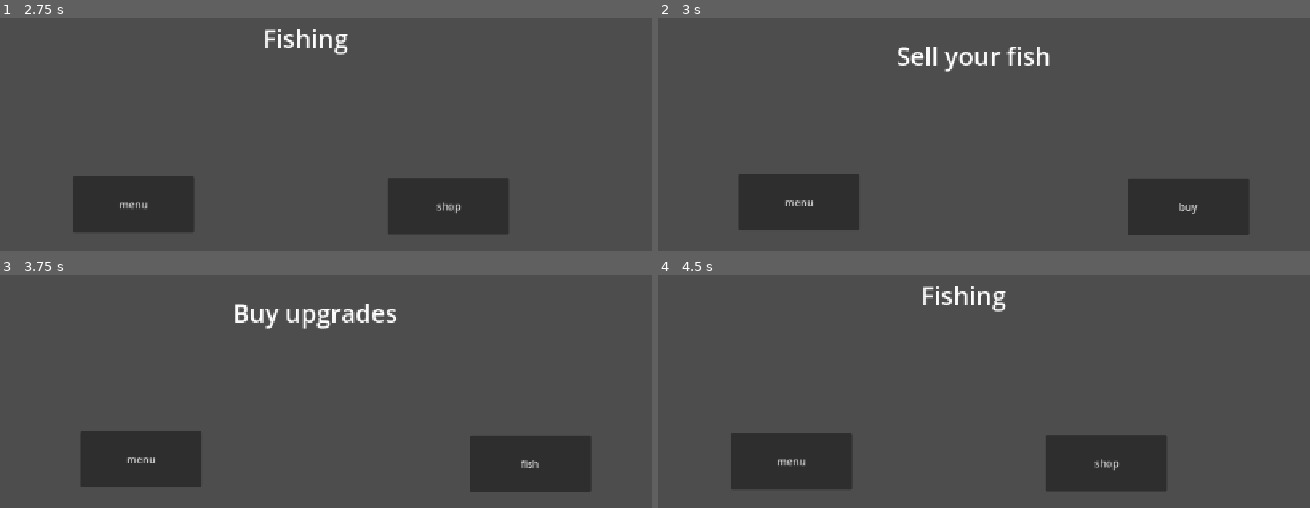
Above: before the commit, frames 1-4 (two rows, left to right).
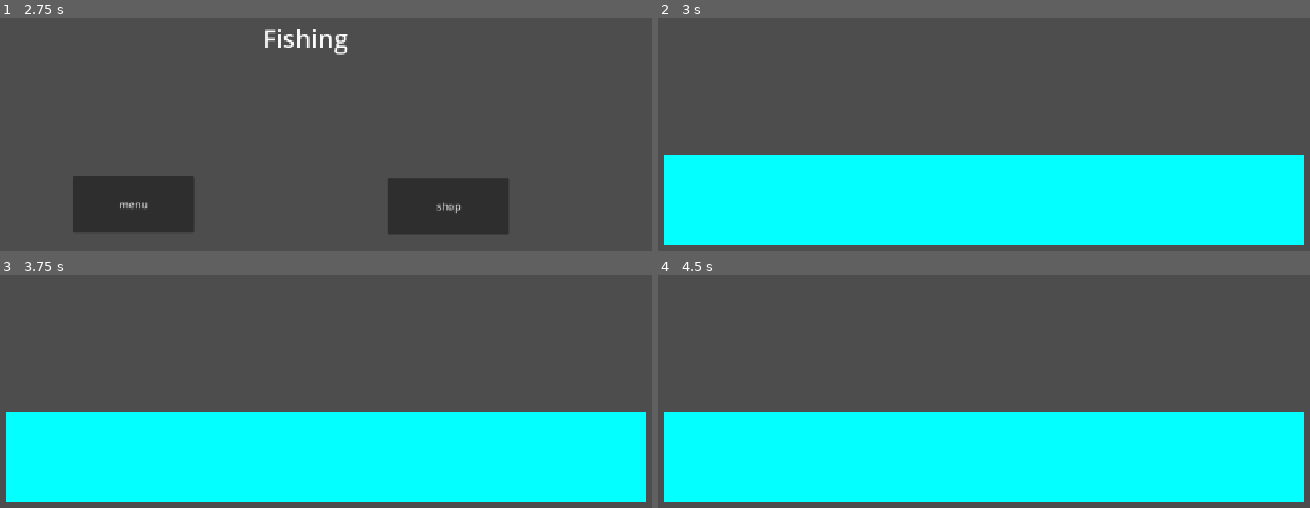
Above: after the commit, the same moments.

Repository: V-Mirea/comfy-summer-fishing-game
Game: Godot game, scene res://scenes/game.tscn
The game is run twice, just before and just after one commit, with the same random seed, the same clock (stepped at 60 frames per second) and the same inputs.
Inputs (mouse positions are in pixels of both pictures, inside the frame that each line leads up to):
- Up to frame 1 (2.75 s): click "play" at 0.5 s; click "menu" at 1.25 s; click "play" at 2 s
- Up to frame 2 (3 s): click "shop" at 2.75 s
- Up to frame 3 (3.75 s): click (528, 463) at 3.5 s, where only the run before the commit has a clickable "buy"
- Up to frame 4 (4.5 s): click (1186, 463) at 4.25 s, where only the run before the commit has a clickable "fish"

Frame 1 is identical in both runs. In frame 2, 39% of the frame differs, in the area x 0-100%, y 12-98%; in frame 3, 39%; in frame 4, 38%.

Commit message:
start calculating areas where customers will stand

Diff:
--- a/scenes/selling_scene.tscn
+++ b/scenes/selling_scene.tscn
@@ -5,17 +5,27 @@
 [sub_resource type="LabelSettings" id="LabelSettings_24tig"]
 font_size = 40
 
-[node name="SellingScene" type="Node2D" unique_id=826753257]
+[node name="SellingScene" type="Node2D" unique_id=826753257 node_paths=PackedStringArray("customer_area")]
 script = ExtResource("1_wmifp")
+customer_area = NodePath("CanvasLayer/Control")
 
-[node name="ButtonMenu" type="Button" parent="." unique_id=147827414]
+[node name="Control" type="Control" parent="." unique_id=729090283]
+visible = false
+layout_mode = 3
+anchors_preset = 0
+offset_right = 1275.0
+offset_bottom = 717.0
+
+[node name="ButtonMenu" type="Button" parent="Control" unique_id=921605471]
+layout_mode = 0
 offset_left = 247.0
 offset_top = 319.0
 offset_right = 441.0
 offset_bottom = 409.0
 text = "menu"
 
-[node name="ButtonBuy" type="Button" parent="." unique_id=1456218285]
+[node name="ButtonBuy" type="Button" parent="Control" unique_id=1800644566]
+layout_mode = 0
 offset_left = 870.0
 offset_top = 326.0
 offset_right = 1064.0
@@ -23,7 +33,8 @@
 text = "buy
 "
 
-[node name="Title" type="Label" parent="." unique_id=1737353481]
+[node name="Title" type="Label" parent="Control" unique_id=1230235925]
+layout_mode = 0
 offset_left = 267.0
 offset_top = 61.0
 offset_right = 980.0
@@ -33,5 +44,22 @@
 horizontal_alignment = 1
 vertical_alignment = 1
 
-[connection signal="pressed" from="ButtonMenu" to="." method="_on_button_menu_pressed"]
-[connection signal="pressed" from="ButtonBuy" to="." method="_on_button_buy_pressed"]
+[node name="CanvasLayer" type="CanvasLayer" parent="." unique_id=56083680]
+
+[node name="Control" type="Control" parent="CanvasLayer" unique_id=529498331]
+layout_mode = 3
+anchor_left = 0.1
+anchor_top = 0.4
+anchor_right = 0.9
+anchor_bottom = 0.6
+grow_horizontal = 2
+grow_vertical = 2
+
+[node name="ColorRect" type="ColorRect" parent="CanvasLayer/Control" unique_id=1198505258]
+layout_mode = 1
+anchors_preset = 15
+anchor_right = 1.0
+anchor_bottom = 1.0
+grow_horizontal = 2
+grow_vertical = 2
+color = Color(0.011764706, 1, 1, 1)
--- a/scripts/managers/fishing_manager.gd
+++ b/scripts/managers/fishing_manager.gd
@@ -5,7 +5,7 @@
 # Called when the node enters the scene tree for the first time.
 func _ready():
 	var caught := Fish.new(FishDatabase.get_random(), 100)
-	#Global.fish_inventory.append(caught)
+	Global.fish_inventory.append(caught)
 
 
 # Called every frame. 'delta' is the elapsed time since the previous frame.
--- a/scripts/managers/selling_manager.gd
+++ b/scripts/managers/selling_manager.gd
@@ -1,10 +1,22 @@
 extends Node2D
+
+@export var customer_area: Control
 
 signal transition_requested(state: Global.State)
 
+var customer_areas: Array[Rect2]
+
+# these variables will be calculated eventually based on upgrades
+var delay_time: int # time in seconds after a customer spawns that no new customers can spawn
+var spawn_chance: float # 0-1 (0%-100%) chance for a customer to spawn when rolled
+var spawn_timer: int # time in seconds that it should wait between unsuccessful spawn attempts
+
+var customer_slots: int = 3
+
 # Called when the node enters the scene tree for the first time.
 func _ready():
-	pass # Replace with function body.
+	calculate_customer_areas()
+	pass
 
 
 # Called every frame. 'delta' is the elapsed time since the previous frame.
@@ -18,3 +30,11 @@
 
 func _on_button_buy_pressed():
 	transition_requested.emit(Global.State.BUYING)
+
+func calculate_customer_areas():
+	var customer_rect = customer_area.get_rect()
+	var individual_width = customer_rect.size.x / customer_slots
+
+	for i in range(customer_slots):
+		var individual_rect = Rect2(customer_rect.position.x + (i * individual_width), customer_rect.position.y, individual_width, customer_rect.size.y)
+		customer_areas.append(individual_rect)
--- /dev/null
+++ b/scripts/models/customer.gd
@@ -0,0 +1,17 @@
+extends Node
+
+class_name Customer
+
+enum State { ENTERING, SHOPPING, LEAVING }
+
+var state_machine: StateMachine
+
+func _ready():
+	var valid_transitions = {
+		State.ENTERING: [State.SHOPPING],
+		State.SHOPPING: [State.LEAVING],
+		State.LEAVING: []
+	}
+
+	state_machine = StateMachine.new(valid_transitions)
+	state_machine.change_state(State.ENTERING)
Not shown, added: scripts/models/customer.gd.uid
